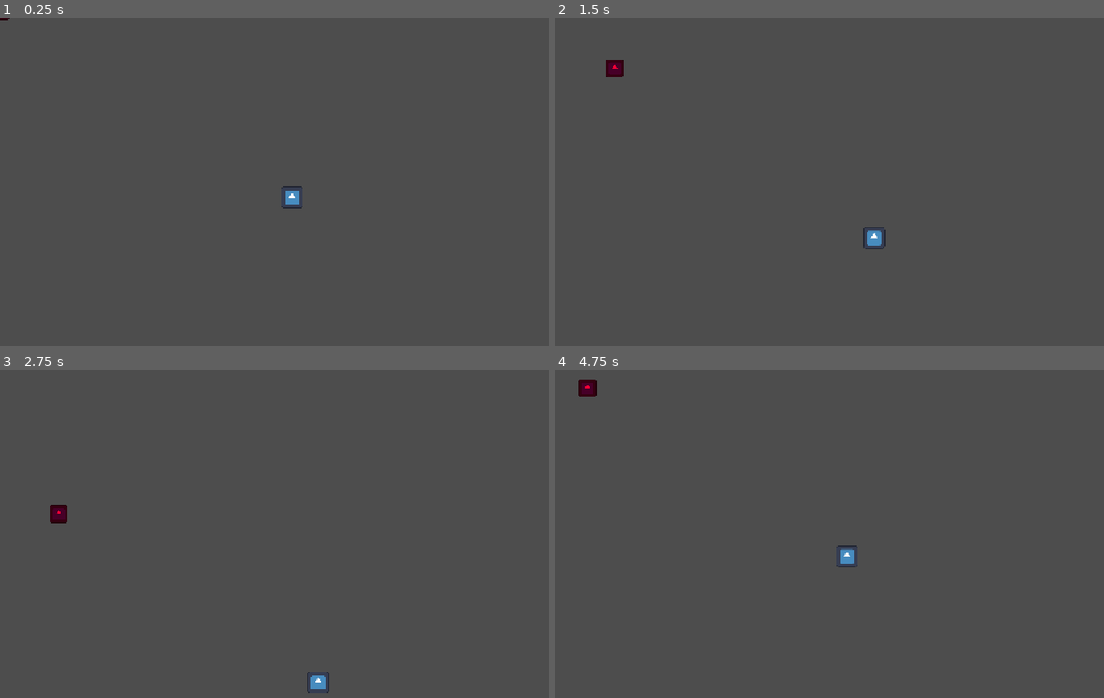
Above: before the commit, frames 1-4 (two rows, left to right).
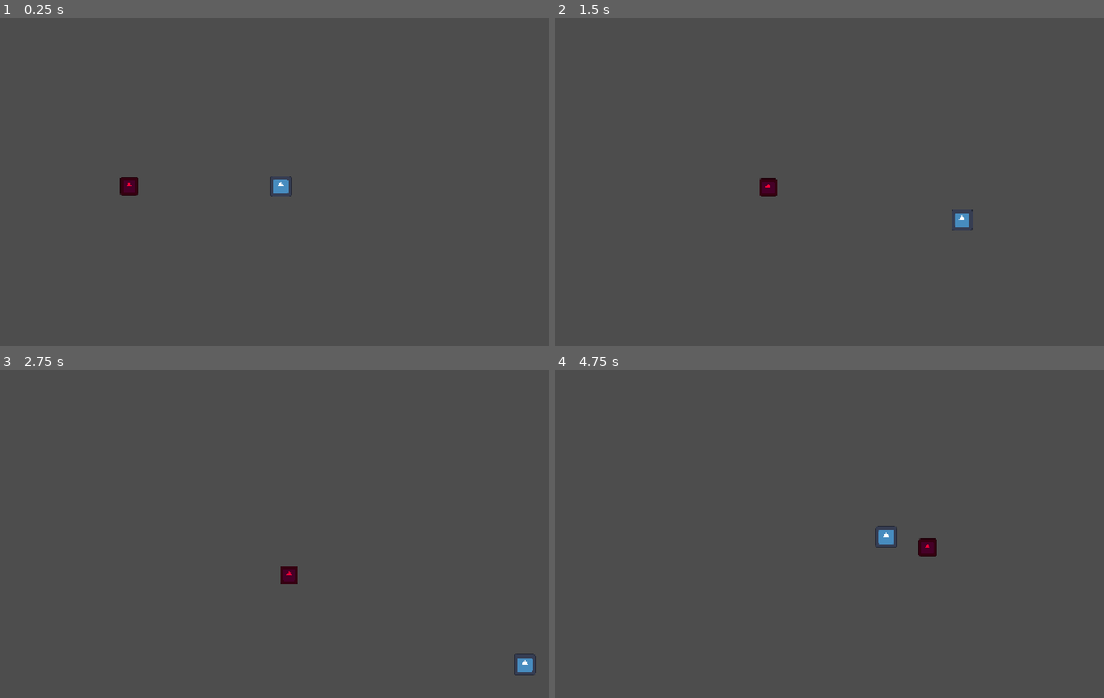
Above: after the commit, the same moments.

Repository: Tin0709/Last60Seconds
Game: Godot game, scene res://game.tscn
Same seed, same stepped clock (60 frames per second), same inputs: the game is played once before the commit and once after it. The engine's default icon, where the game draws it, is replaced by a stand-in: a white triangle on a blue panel in a dark square.
Inputs:
- Up to frame 1 (0.25 s): no input
- Up to frame 2 (1.5 s): hold D (move_right) 0.53-1.28 s; hold S (move_down) from 1.28 s (still down)
- Up to frame 3 (2.75 s): release S (move_down) at 2.03 s; hold D (move_right) from 2.03 s (still down)
- Up to frame 4 (4.75 s): release D (move_right) at 2.78 s; hold W (move_up) 2.78-3.53 s; hold A (move_left) from 3.53 s (still down)

The runs differ from the first frame. In frame 1, 0.5% of the frame differs, in the area x 0-56%, y 0-59%; in frame 2, 0.6%; in frame 3, 0.6%; in frame 4, 0.7%, in the area x 4-70%, y 2-61%.

Commit message:
Fix player and enemy scene structure

Diff:
--- a/game.tscn
+++ b/game.tscn
@@ -13,24 +13,24 @@
 [node name="Game" type="Node2D" unique_id=1318419053]
 
 [node name="Player" type="CharacterBody2D" parent="." unique_id=1518452810 groups=["player"]]
-position = Vector2(11, 5)
+position = Vector2(500, 300)
 script = ExtResource("1_80nbo")
 
 [node name="Sprite2D" type="Sprite2D" parent="Player" unique_id=457808464]
-position = Vector2(500, 300)
 scale = Vector2(0.3, 0.3)
 texture = ExtResource("2_e2o6t")
 
 [node name="CollisionShape2D" type="CollisionShape2D" parent="Player" unique_id=2014221652]
 shape = SubResource("CircleShape2D_jpyye")
 
-[node name="Enemy" type="CharacterBody2D" parent="Player" unique_id=501922679]
+[node name="Enemy" type="CharacterBody2D" parent="." unique_id=501922679]
+position = Vector2(200, 300)
 script = ExtResource("3_feb5d")
 
-[node name="Sprite2D" type="Sprite2D" parent="Player/Enemy" unique_id=2033608354]
+[node name="Sprite2D" type="Sprite2D" parent="Enemy" unique_id=2033608354]
 modulate = Color(0.9906227, 0, 0.21160582, 1)
 scale = Vector2(0.25, 0.25)
 texture = ExtResource("2_e2o6t")
 
-[node name="CollisionShape2D" type="CollisionShape2D" parent="Player/Enemy" unique_id=1254806273]
+[node name="CollisionShape2D" type="CollisionShape2D" parent="Enemy" unique_id=1254806273]
 shape = SubResource("CircleShape2D_orua6")
